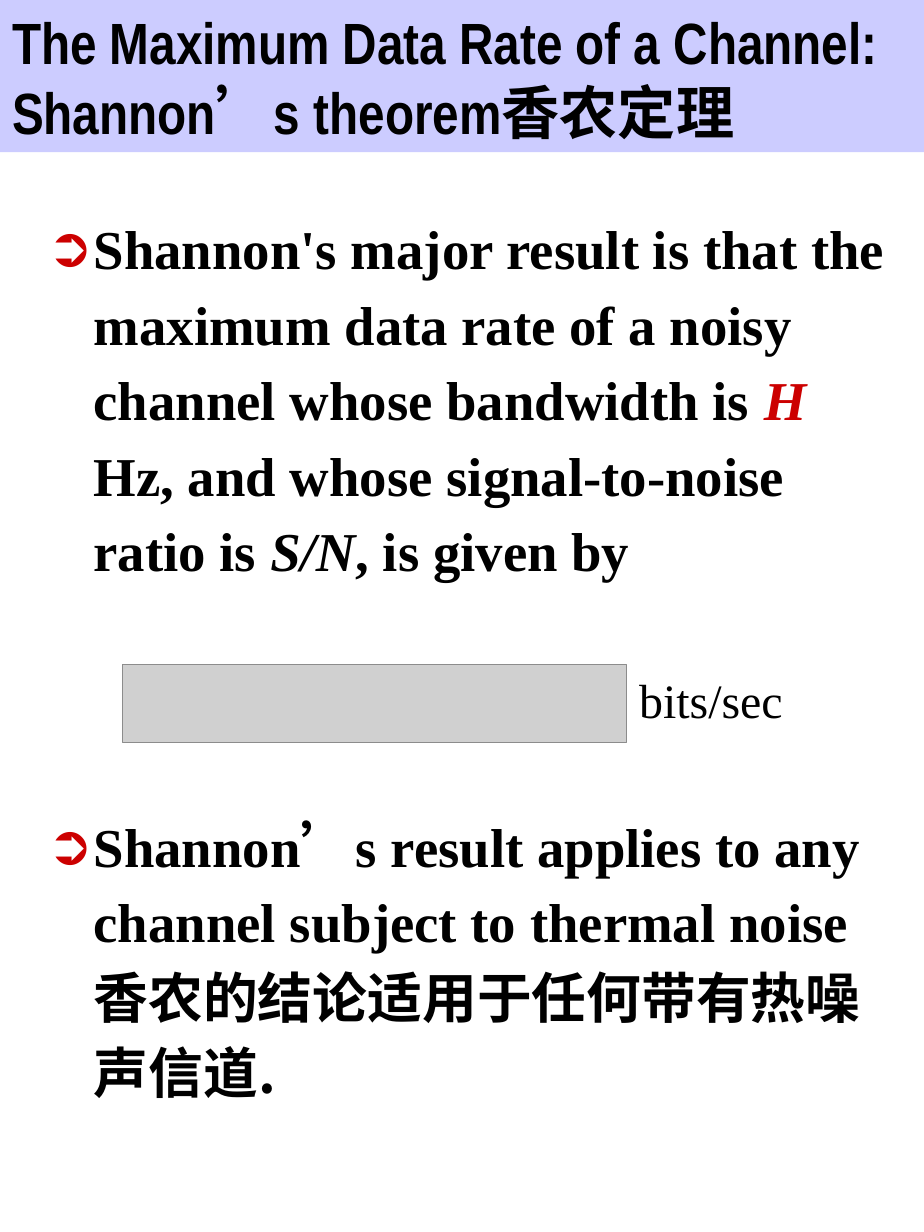
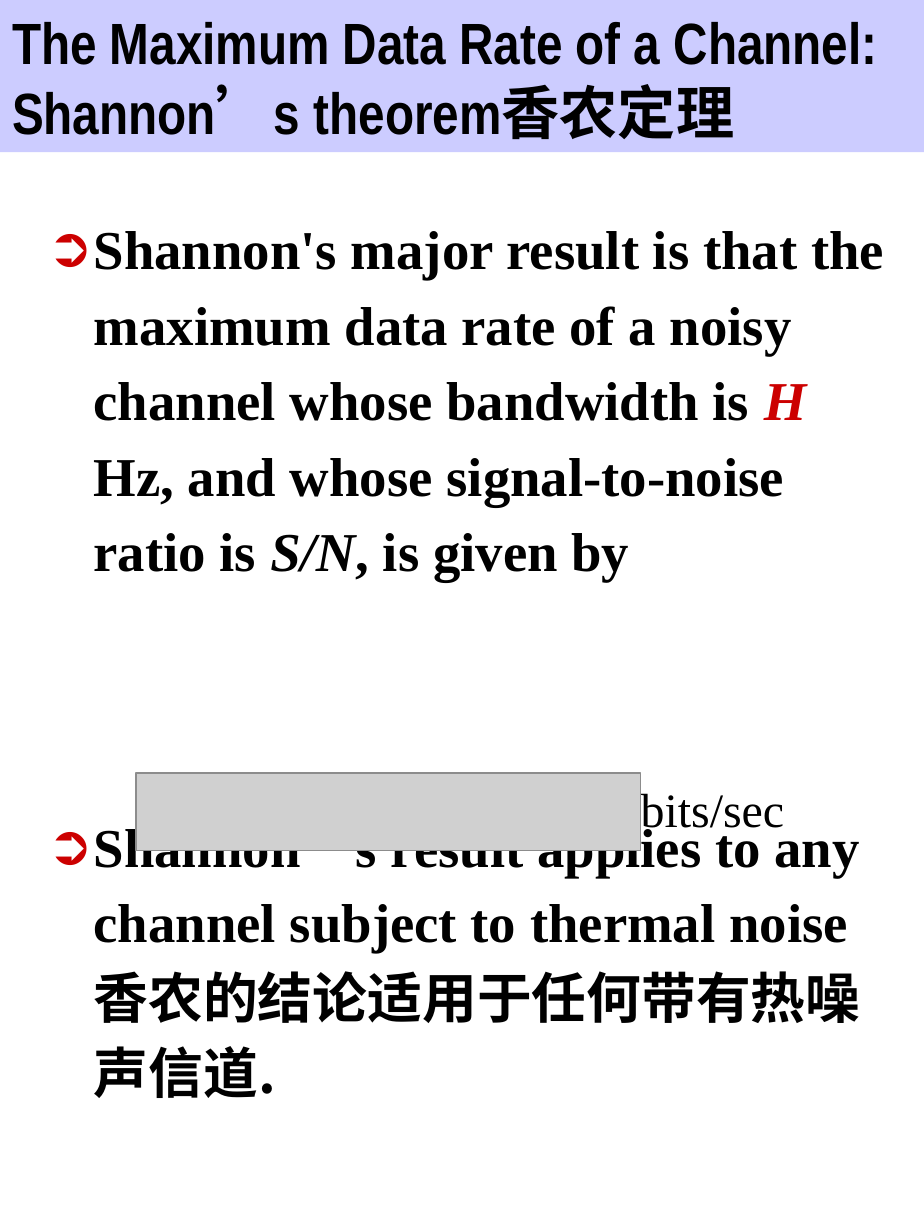
Before and after one commit to ZJWang9928/Own-Notes, a slide deck: slide 76 of 计算机网络课件/第二章课件-PhysicalLayer.ppt. Drawn at 924x1232 pixels with LibreOffice and Linux fonts; fonts in the diff are those of the drawing; grey boxes stand for pictures. Boxes give left, top, right and bottom in pixels: in the first picture for what was removed or moved away, otherwise in the second. Text is boxed around its words. In the diff, an @@ line names an element or a change of style, - is before the commit and + after.

```diff
--- a/计算机网络课件/第二章课件-PhysicalLayer.ppt
+++ b/计算机网络课件/第二章课件-PhysicalLayer.ppt
@@ picture: place and size @@
-picture at <box>122,664,626,742</box>
+picture at <box>136,772,639,850</box>
@@ text "bits/sec" rewrapped from <box>639,684,782,719</box> to <box>641,793,784,836</box> @@
```
Also in this commit, not shown: 7 other slides changed, 8 other files.
